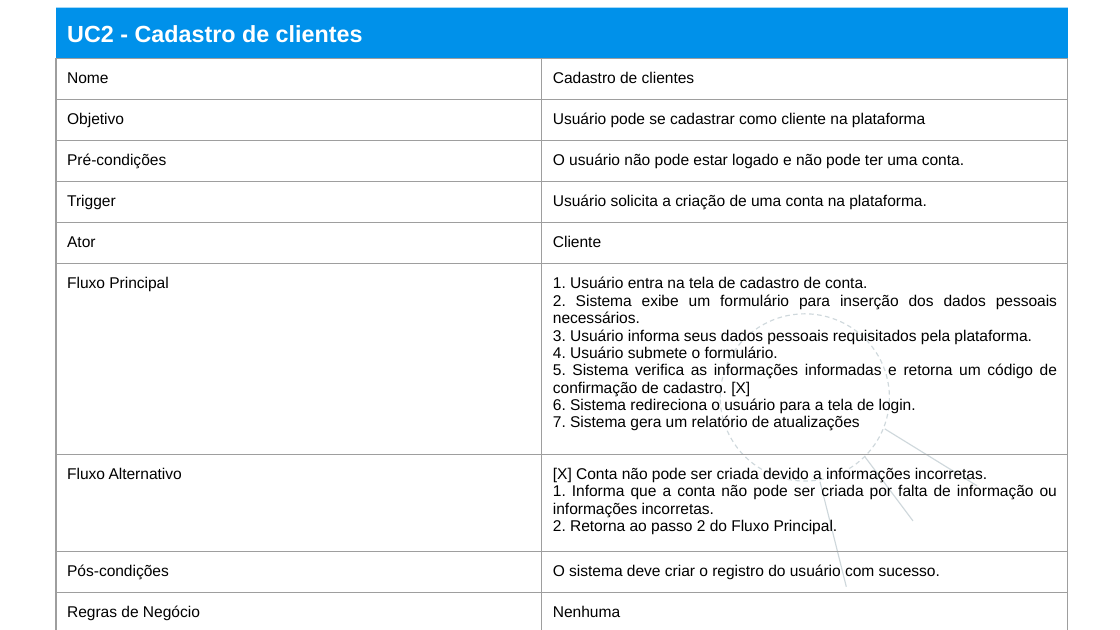
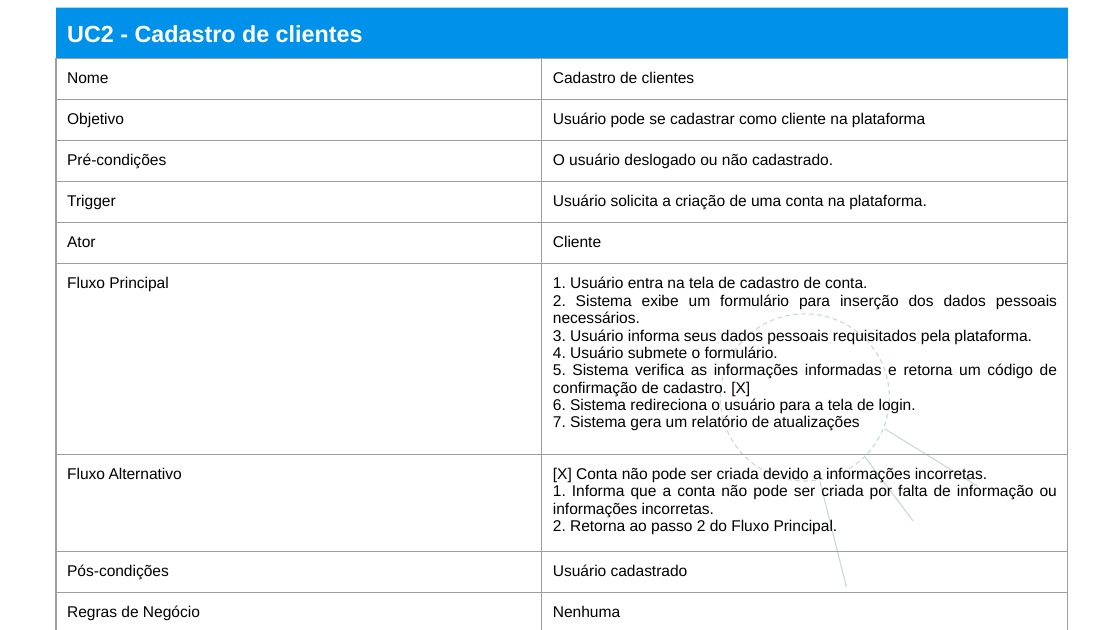
Before and after one commit to HugoBianquini/Projeto-de-Software, a slide deck: slide 14 of Slides com todos os Casos de Uso Descritos - Seminário 1.pptx. Drawn at 1120x630 pixels with LibreOffice and Linux fonts; fonts in the diff are those of the drawing; background and template pictures are left out. Boxes give left, top, right and bottom in pixels: in the first picture for what was removed or moved away, otherwise in the second. Text is boxed around its words. In the diff, an @@ line names an element or a change of style, - is before the commit and + after.

```diff
--- a/Slides com todos os Casos de Uso Descritos - Seminário 1.pptx
+++ b/Slides com todos os Casos de Uso Descritos - Seminário 1.pptx
@@ table at (56,58,1068,625) @@
-row 3, column 2: O usuário não pode estar logado e não pode ter uma conta.
+row 3, column 2: O usuário deslogado ou não cadastrado.
-row 8, column 2: O sistema deve criar o registro do usuário com sucesso.
+row 8, column 2: Usuário cadastrado
```
Also in this commit, not shown: 4 other slides changed.
